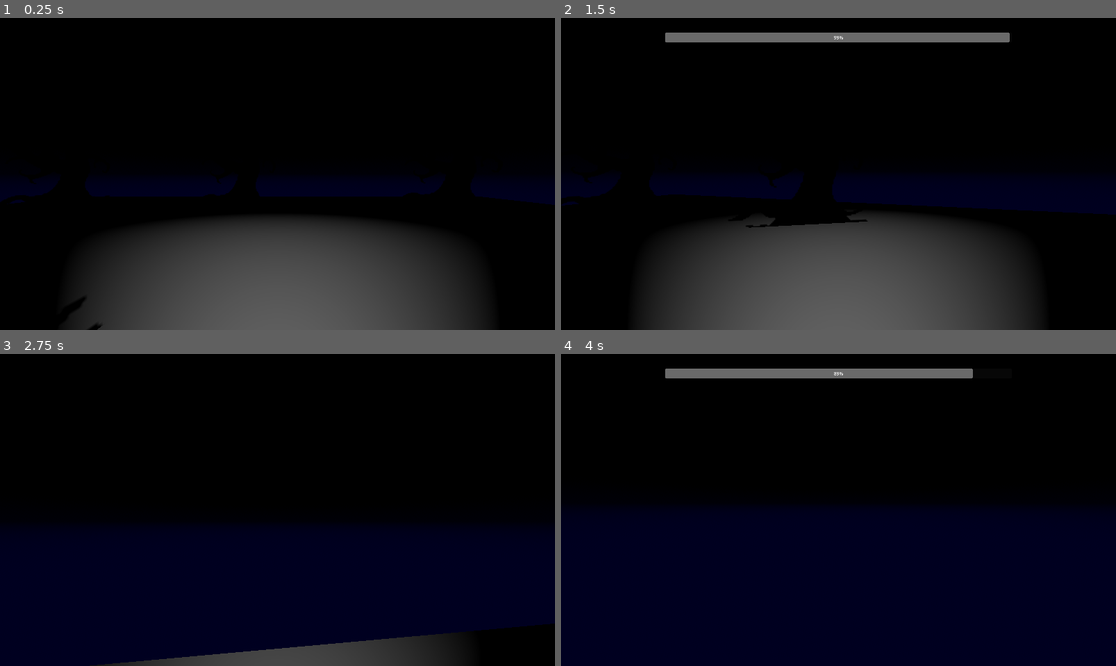
Above: before the commit, frames 1-4 (two rows, left to right).
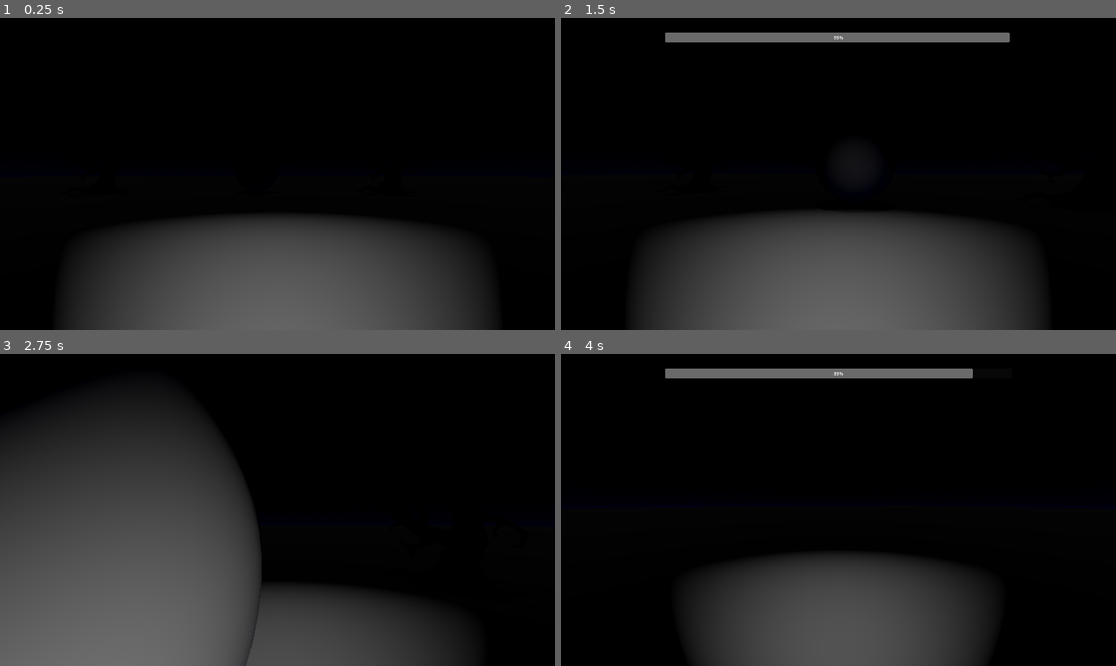
Above: after the commit, the same moments.

Repository: omrekinci/Forest
Game: Godot game, scene res://game.tscn
Same seed, same stepped clock (60 frames per second), same inputs: the game is played once before the commit and once after it.
Inputs (mouse positions are in pixels of both pictures, inside the frame that each line leads up to):
- Up to frame 1 (0.25 s): no input
- Up to frame 2 (1.5 s): tap Enter (ui_accept) at 0.5, 0.77 s; move the mouse to (866, 174) at 0.52 s; hold Up (ui_up) from 0.53 s (still down); tap Alt at 0.6 s; move the mouse to (810, 174) at 1.27 s; tap Shift at 1.35 s
- Up to frame 3 (2.75 s): keep holding Up (ui_up); tap Enter (ui_accept) at 1.52 s; move the mouse to (288, 503) at 2.02 s; hold Space from 2.03 s (still down)
- Up to frame 4 (4 s): keep holding Up (ui_up); move the mouse to (832, 516) at 2.77 s; release Space at 2.78 s; tap Alt at 2.85 s; tap Enter (ui_accept) at 3.02, 3.77 s; move the mouse to (877, 513) at 3.52 s; hold Shift from 3.53 s (still down)

The runs differ from the first frame. In frame 1, 2.6% of the frame differs, in the area x 0-100%, y 52-100%; in frame 2, 5.5%; in frame 3, 52%, in the area x 0-100%, y 15-100%; in frame 4, 46%.

Commit message:
devlog-3

Diff:
--- a/game.tscn
+++ b/game.tscn
@@ -1,7 +1,8 @@
 [gd_scene format=3 uid="uid://c7mi5oq4wrx7p"]
 
-[ext_resource type="PackedScene" uid="uid://nu4w3ja6e1ff" path="res://player.tscn" id="1_80nbo"]
-[ext_resource type="PackedScene" uid="uid://d2dtaajh0b2c4" path="res://Tree.tscn" id="2_e2o6t"]
+[ext_resource type="PackedScene" uid="uid://nu4w3ja6e1ff" path="res://player/player.tscn" id="1_80nbo"]
+[ext_resource type="PackedScene" uid="uid://d2dtaajh0b2c4" path="res://tree/Tree.tscn" id="2_e2o6t"]
+[ext_resource type="PackedScene" uid="uid://6scybx10k4ub" path="res://monster/monster.tscn" id="3_feb5d"]
 
 [sub_resource type="ProceduralSkyMaterial" id="ProceduralSkyMaterial_e2o6t"]
 sky_top_color = Color(0, 0, 0, 1)
@@ -21,21 +22,30 @@
 
 [sub_resource type="PlaneMesh" id="PlaneMesh_2a8ig"]
 material = SubResource("StandardMaterial3D_4flbx")
-size = Vector2(30, 30)
+size = Vector2(300, 300)
 
 [sub_resource type="WorldBoundaryShape3D" id="WorldBoundaryShape3D_2a8ig"]
 
+[sub_resource type="CapsuleMesh" id="CapsuleMesh_7taos"]
+
+[sub_resource type="CapsuleShape3D" id="CapsuleShape3D_2a8ig"]
+
 [node name="Node3D" type="Node3D" unique_id=1103386871]
+
+[node name="DirectionalLight3D" type="DirectionalLight3D" parent="." unique_id=1124324869]
+transform = Transform3D(-0.8660254, -0.50000006, -2.1855696e-08, 0, -4.371139e-08, 1, -0.50000006, 0.8660254, 3.7855173e-08, 0, 0, 0)
+light_energy = 0.002
+shadow_enabled = true
 
 [node name="WorldEnvironment" type="WorldEnvironment" parent="." unique_id=913211522]
 environment = SubResource("Environment_fc0e3")
 
-[node name="MeshInstance3D" type="MeshInstance3D" parent="." unique_id=3467525]
+[node name="Floor" type="MeshInstance3D" parent="." unique_id=3467525]
 mesh = SubResource("PlaneMesh_2a8ig")
 
-[node name="StaticBody3D" type="StaticBody3D" parent="MeshInstance3D" unique_id=375447449]
+[node name="FloorBody" type="StaticBody3D" parent="Floor" unique_id=375447449]
 
-[node name="CollisionShape3D" type="CollisionShape3D" parent="MeshInstance3D/StaticBody3D" unique_id=396834006]
+[node name="FloorCollision" type="CollisionShape3D" parent="Floor/FloorBody" unique_id=396834006]
 transform = Transform3D(2, 0, 0, 0, 1, 0, 0, 0, 3, 0, 0, 0)
 shape = SubResource("WorldBoundaryShape3D_2a8ig")
 
@@ -43,37 +53,72 @@
 transform = Transform3D(1, 0, 0, 0, 1, 0, 0, 0, 1, 8.194264, 1.862576, 0.23890257)
 target = NodePath("../Player")
 
-[node name="Tree2" parent="." unique_id=1940902099 node_paths=PackedStringArray("target") instance=ExtResource("2_e2o6t")]
-transform = Transform3D(1, 0, 0, 0, 1, 0, 0, 0, 1, 8.194264, 1.862576, 10.522694)
+[node name="Tree2" parent="." unique_id=882229632 node_paths=PackedStringArray("target") instance=ExtResource("2_e2o6t")]
+transform = Transform3D(1, 0, 0, 0, 1, 0, 0, 0, 1, 8.194264, 1.862576, -15.659613)
 target = NodePath("../Player")
 
-[node name="Tree3" parent="." unique_id=2107170895 node_paths=PackedStringArray("target") instance=ExtResource("2_e2o6t")]
-transform = Transform3D(1, 0, 0, 0, 1, 0, 0, 0, 1, 8.194264, 1.862576, -10.125759)
+[node name="Tree3" parent="." unique_id=1678194335 node_paths=PackedStringArray("target") instance=ExtResource("2_e2o6t")]
+transform = Transform3D(1, 0, 0, 0, 1, 0, 0, 0, 1, 8.194264, 1.862576, 14.1814)
 target = NodePath("../Player")
 
-[node name="Tree4" parent="." unique_id=878891476 node_paths=PackedStringArray("target") instance=ExtResource("2_e2o6t")]
-transform = Transform3D(1, 0, 0, 0, 1, 0, 0, 0, 1, -2.2276163, 1.862576, 0.23890257)
+[node name="Tree4" parent="." unique_id=726561796 node_paths=PackedStringArray("target") instance=ExtResource("2_e2o6t")]
+transform = Transform3D(1, 0, 0, 0, 1, 0, 0, 0, 1, -14.137937, 1.862576, 0.23890257)
 target = NodePath("../Player")
 
-[node name="Tree5" parent="." unique_id=1708902838 node_paths=PackedStringArray("target") instance=ExtResource("2_e2o6t")]
-transform = Transform3D(1, 0, 0, 0, 1, 0, 0, 0, 1, -2.2276163, 1.862576, 10.522694)
+[node name="Tree5" parent="." unique_id=939925493 node_paths=PackedStringArray("target") instance=ExtResource("2_e2o6t")]
+transform = Transform3D(1, 0, 0, 0, 1, 0, 0, 0, 1, -14.137937, 1.862576, -15.659613)
 target = NodePath("../Player")
 
-[node name="Tree6" parent="." unique_id=1058118283 node_paths=PackedStringArray("target") instance=ExtResource("2_e2o6t")]
-transform = Transform3D(1, 0, 0, 0, 1, 0, 0, 0, 1, -2.2276163, 1.862576, -10.125759)
+[node name="Tree6" parent="." unique_id=124025747 node_paths=PackedStringArray("target") instance=ExtResource("2_e2o6t")]
+transform = Transform3D(1, 0, 0, 0, 1, 0, 0, 0, 1, -14.137937, 1.862576, 14.1814)
 target = NodePath("../Player")
 
-[node name="Tree7" parent="." unique_id=146181032 node_paths=PackedStringArray("target") instance=ExtResource("2_e2o6t")]
-transform = Transform3D(1, 0, 0, 0, 1, 0, 0, 0, 1, -11.280096, 1.862576, 0.23890257)
+[node name="Tree7" parent="." unique_id=1350574028 node_paths=PackedStringArray("target") instance=ExtResource("2_e2o6t")]
+transform = Transform3D(1, 0, 0, 0, 1, 0, 0, 0, 1, -38.320797, 1.862576, 0.23890257)
 target = NodePath("../Player")
 
-[node name="Tree8" parent="." unique_id=349798045 node_paths=PackedStringArray("target") instance=ExtResource("2_e2o6t")]
-transform = Transform3D(1, 0, 0, 0, 1, 0, 0, 0, 1, -11.280096, 1.862576, 10.522694)
+[node name="Tree8" parent="." unique_id=624433696 node_paths=PackedStringArray("target") instance=ExtResource("2_e2o6t")]
+transform = Transform3D(1, 0, 0, 0, 1, 0, 0, 0, 1, -38.320797, 1.862576, -15.659613)
 target = NodePath("../Player")
 
-[node name="Tree9" parent="." unique_id=1015480625 node_paths=PackedStringArray("target") instance=ExtResource("2_e2o6t")]
-transform = Transform3D(1, 0, 0, 0, 1, 0, 0, 0, 1, -11.280096, 1.862576, -10.125759)
+[node name="Tree9" parent="." unique_id=1941646122 node_paths=PackedStringArray("target") instance=ExtResource("2_e2o6t")]
+transform = Transform3D(1, 0, 0, 0, 1, 0, 0, 0, 1, -38.320797, 1.862576, 14.1814)
 target = NodePath("../Player")
 
 [node name="Player" parent="." unique_id=1159174860 instance=ExtResource("1_80nbo")]
 transform = Transform3D(1, 0, 0, 0, 1, 0, 0, 0, 1, 0.035534382, 1, 0.13079834)
+
+[node name="MeshInstance3D2" type="MeshInstance3D" parent="Player" unique_id=368116434]
+mesh = SubResource("CapsuleMesh_7taos")
+
+[node name="CollisionShape3D2" type="CollisionShape3D" parent="Player" unique_id=2049104192]
+shape = SubResource("CapsuleShape3D_2a8ig")
+
+[node name="Neck2" type="Node3D" parent="Player" unique_id=471347864]
+
+[node name="Camera3D" type="Camera3D" parent="Player/Neck2" unique_id=297418239]
+transform = Transform3D(1, 0, 0, 0, 1, 0, 0, 0, 1, 0, 0.6705221, 0)
+
+[node name="SpotLight3D" type="SpotLight3D" parent="Player/Neck2" unique_id=1772148151]
+transform = Transform3D(1, 0, 0, 0, 1, 0, 0, 0, 1, 0, 0.1549604, 0.5252811)
+visible = false
+spot_range = 10.0
+
+[node name="CanvasLayer2" type="CanvasLayer" parent="Player" unique_id=1531126213]
+visible = false
+
+[node name="ProgressBar" type="ProgressBar" parent="Player/CanvasLayer2" unique_id=389193340]
+visible = false
+anchors_preset = 5
+anchor_left = 0.5
+anchor_right = 0.5
+offset_left = -600.0
+offset_top = 50.0
+offset_right = 600.0
+offset_bottom = 85.0
+grow_horizontal = 2
+metadata/_edit_use_anchors_ = true
+
+[node name="Monster" parent="." unique_id=1321825330 node_paths=PackedStringArray("player") instance=ExtResource("3_feb5d")]
+transform = Transform3D(1, 0, 0, 0, 1, 0, 0, 0, 1, -1.8681908, 2.1132798, -18.819395)
+player = NodePath("../Player")
--- /dev/null
+++ b/monster/monster.gd
@@ -0,0 +1,127 @@
+extends CharacterBody3D
+
+@export var player: Node3D
+@export var initial_move_speed: float = 3.0
+@export var final_move_speed: float = 10.0
+@export var wander_speed: float = 2.0
+
+@onready var audio_player: AudioStreamPlayer3D = $PresenceAuido
+
+enum State { wandering, stalking, waiting, chasing, fleeing }
+var current_state: State = State.wandering
+
+var wait_timer: float = 0.0
+var chase_timer: float = 0.0
+var wander_timer: float = 0.0
+var wander_target: Vector3 = Vector3.ZERO
+var has_played_sound: bool = false
+
+func _physics_process(delta: float) -> void:
+	if not player:
+		return
+
+	var player_distance = global_position.distance_to(player.global_position)
+
+	# EMERGENCY TRIGGER: If the player gets closer than 8 meters, instantly start chasing!
+	if player_distance < 8.0 and current_state != State.chasing and current_state != State.fleeing:
+		chase_timer = 0.0
+		current_state = State.chasing
+
+	match current_state:
+		State.wandering:
+			has_played_sound = false
+
+			if player_distance <= 20.0:
+				current_state = State.stalking
+				return
+
+			if player_distance > 45.0:
+				wander_target = player.global_position
+			else:
+				wander_timer -= delta
+				if wander_timer <= 0.0 or global_position.distance_to(wander_target) < 1.5:
+					var random_angle = randf() * TAU
+					var random_dist = randf_range(20.0, 45.0)
+					wander_target = player.global_position + Vector3(cos(random_angle), 0, sin(random_angle)) * random_dist
+					wander_timer = randf_range(3.0, 6.0)
+
+			var direction = (wander_target - global_position)
+			direction.y = 0
+			if direction.length() > 0.1:
+				velocity = direction.normalized() * wander_speed
+				look_at(Vector3(wander_target.x, global_position.y, wander_target.z), Vector3.UP)
+				move_and_slide()
+			else:
+				velocity = Vector3.ZERO
+				move_and_slide()
+
+		State.stalking:
+			if player_distance > 20.0:
+				current_state = State.wandering
+				return
+
+			if player_distance <= 13.0 and not has_played_sound:
+				if audio_player and audio_player.stream:
+					audio_player.play()
+					has_played_sound = true
+
+			if player_distance > 10.0:
+				var direction = (player.global_position - global_position)
+				direction.y = 0
+
+				velocity = direction.normalized() * initial_move_speed
+				look_at(Vector3(player.global_position.x, global_position.y, player.global_position.z), Vector3.UP)
+				move_and_slide()
+			else:
+				velocity = Vector3.ZERO
+				move_and_slide()
+
+				wait_timer = 2.0
+				current_state = State.waiting
+
+		State.waiting:
+			velocity = Vector3.ZERO
+			move_and_slide()
+
+			wait_timer -= delta
+
+			if wait_timer <= 0.0:
+				chase_timer = 0.0
+				current_state = State.chasing
+
+		State.chasing:
+			chase_timer += delta
+
+			if chase_timer >= 3.0:
+				current_state = State.fleeing
+				return
+
+			if player_distance > 0.1:
+				var direction = (player.global_position - global_position)
+				direction.y = 0
+
+				velocity = direction.normalized() * final_move_speed
+				look_at(Vector3(player.global_position.x, global_position.y, player.global_position.z), Vector3.UP)
+				move_and_slide()
+			else:
+				velocity = Vector3.ZERO
+				move_and_slide()
+
+		State.fleeing:
+			if player_distance < 30.0:
+				var direction = (global_position - player.global_position)
+				direction.y = 0
+
+				velocity = direction.normalized() * final_move_speed
+
+				var look_target = global_position + direction
+				look_at(Vector3(look_target.x, global_position.y, look_target.z), Vector3.UP)
+				move_and_slide()
+			else:
+				velocity = Vector3.ZERO
+				move_and_slide()
+
+				if player_distance > 20.0:
+					current_state = State.wandering
+				else:
+					current_state = State.stalking
--- /dev/null
+++ b/monster/monster.tscn
@@ -0,0 +1,22 @@
+[gd_scene format=3 uid="uid://6scybx10k4ub"]
+
+[ext_resource type="Script" uid="uid://efkvs0vr36hp" path="res://monster/monster.gd" id="1_s3gyj"]
+[ext_resource type="AudioStream" uid="uid://bxta4ta2w8xe3" path="res://monster/monsternoise.wav" id="2_mrqeg"]
+
+[sub_resource type="SphereMesh" id="SphereMesh_7taos"]
+
+[sub_resource type="SphereShape3D" id="SphereShape3D_2a8ig"]
+
+[node name="Monster" type="CharacterBody3D" unique_id=1321825330]
+script = ExtResource("1_s3gyj")
+
+[node name="Body" type="MeshInstance3D" parent="." unique_id=117072143]
+transform = Transform3D(4, 0, 0, 0, 4, 0, 0, 0, 4, 0, 0, 0)
+mesh = SubResource("SphereMesh_7taos")
+
+[node name="PresenceAuido" type="AudioStreamPlayer3D" parent="." unique_id=253173139]
+stream = ExtResource("2_mrqeg")
+
+[node name="CollisionShape3D" type="CollisionShape3D" parent="." unique_id=714386937]
+transform = Transform3D(4, 0, 0, 0, 4, 0, 0, 0, 4, 0, 0, 0)
+shape = SubResource("SphereShape3D_2a8ig")
--- a/player.gd
+++ b/player/player.gd
@@ -16,8 +16,8 @@
 var has_stamina = false
 
 @onready var neck: Node3D = $Neck
-@onready var camera: Camera3D = $Neck/Camera3D
-@onready var stamina_bar: ProgressBar = $CanvasLayer/ProgressBar
+@onready var camera: Camera3D = $Neck/Camera
+@onready var stamina_bar: ProgressBar = $CanvasLayer/StaminaBar
 
 func _ready() -> void:
 	Input.mouse_mode = Input.MOUSE_MODE_CAPTURED
--- a/player.tscn
+++ b/player/player.tscn
@@ -1,6 +1,6 @@
 [gd_scene format=3 uid="uid://nu4w3ja6e1ff"]
 
-[ext_resource type="Script" uid="uid://b2udddmk3k0rr" path="res://player.gd" id="1_4flbx"]
+[ext_resource type="Script" uid="uid://b2udddmk3k0rr" path="res://player/player.gd" id="1_4flbx"]
 
 [sub_resource type="CapsuleMesh" id="CapsuleMesh_7taos"]
 
@@ -9,24 +9,24 @@
 [node name="Player" type="CharacterBody3D" unique_id=1159174860]
 script = ExtResource("1_4flbx")
 
-[node name="MeshInstance3D" type="MeshInstance3D" parent="." unique_id=1570752264]
+[node name="Body" type="MeshInstance3D" parent="." unique_id=1570752264]
 mesh = SubResource("CapsuleMesh_7taos")
 
-[node name="CollisionShape3D" type="CollisionShape3D" parent="." unique_id=1997967430]
+[node name="BodyCollision" type="CollisionShape3D" parent="." unique_id=1997967430]
 shape = SubResource("CapsuleShape3D_2a8ig")
 
 [node name="Neck" type="Node3D" parent="." unique_id=1430863199]
 
-[node name="Camera3D" type="Camera3D" parent="Neck" unique_id=1710217290]
+[node name="Camera" type="Camera3D" parent="Neck" unique_id=1710217290]
 transform = Transform3D(1, 0, 0, 0, 1, 0, 0, 0, 1, 0, 0.6705221, 0)
 
-[node name="SpotLight3D" type="SpotLight3D" parent="Neck" unique_id=1389959601]
+[node name="Flashlight" type="SpotLight3D" parent="Neck" unique_id=1389959601]
 transform = Transform3D(1, 0, 0, 0, 1, 0, 0, 0, 1, 0, 0.1549604, 0.5252811)
 spot_range = 10.0
 
 [node name="CanvasLayer" type="CanvasLayer" parent="." unique_id=793281831]
 
-[node name="ProgressBar" type="ProgressBar" parent="CanvasLayer" unique_id=88801866]
+[node name="StaminaBar" type="ProgressBar" parent="CanvasLayer" unique_id=88801866]
 anchors_preset = 5
 anchor_left = 0.5
 anchor_right = 0.5
@@ -35,3 +35,4 @@
 offset_right = 600.0
 offset_bottom = 85.0
 grow_horizontal = 2
+metadata/_edit_use_anchors_ = true
--- a/Tree.tscn
+++ b/tree/Tree.tscn
@@ -1,7 +1,7 @@
 [gd_scene format=3 uid="uid://d2dtaajh0b2c4"]
 
-[ext_resource type="Script" uid="uid://b7k1u6d0n7lc0" path="res://tree.gd" id="1_nbyt5"]
-[ext_resource type="Texture2D" uid="uid://btmmaodxkckwh" path="res://treea.png" id="2_dn7q5"]
+[ext_resource type="Script" uid="uid://b7k1u6d0n7lc0" path="res://tree/tree.gd" id="1_nbyt5"]
+[ext_resource type="Texture2D" uid="uid://btmmaodxkckwh" path="res://tree/treea.png" id="2_dn7q5"]
 
 [sub_resource type="PlaneMesh" id="PlaneMesh_2a8ig"]
 size = Vector2(5, 2)
Not shown, added: monster/monster.gd.uid
Not shown, added: monster/monsternoise.wav.import
Renamed: player.gd.uid -> player/player.gd.uid
Renamed: tree.gd -> tree/tree.gd
Renamed: tree.gd.uid -> tree/tree.gd.uid
Renamed: treea.png -> tree/treea.png
Not shown, changed: tree/treea.png.import
Renamed: treeplaceholder.png -> tree/treeplaceholder.png
Not shown, changed: tree/treeplaceholder.png.import
Not shown, added: monster/monsternoise.wav
